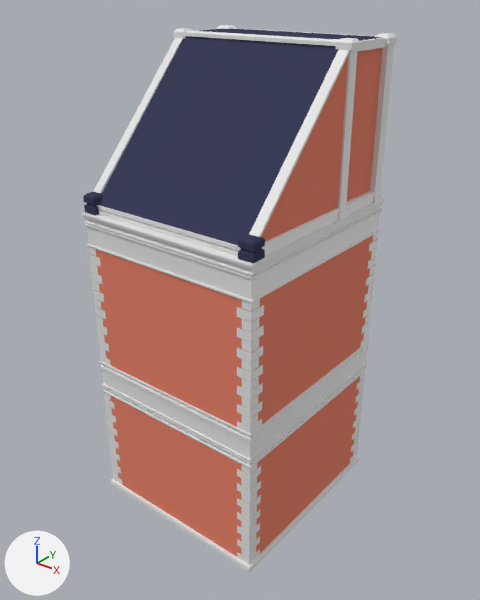
The Blender file Thalos/Assets/Meshes/Environment/Houses/House_02.blend: old version first, new version second.
Camera for both pictures: a 50 mm camera at (11.09, -13.76, 14.99) aimed at (0.64, -0.69, 6.89). The axes (+X, +Y, +Z) are drawn at lower left. The lights are the same throughout.

Before the edit, the objects in view are built like this:
```python
me_cube_002 = bpy.data.meshes.new('Cube.002')
me_cube_002.from_pydata(...)  # 1316 vertices, 1086 faces; spans x 0.0..2.89, y -3.08..3.08, z 0.0..13.7
# faces by material slot: [1040, 15, 31]
me_cube_002.materials.append(None)
me_cube_002.materials.append(mat_brickwall_001)  # its picture is missing
me_cube_002.materials.append(mat_roof_001)  # dark blue #3d3f5a
ob_cube_000 = bpy.data.objects.new('Cube.000', me_cube_002)
ob_cube_000.location = (0.0, 0.0, 0.0)
_m = ob_cube_000.modifiers.new('Mirror', 'MIRROR')
_m.use_clip = True
```
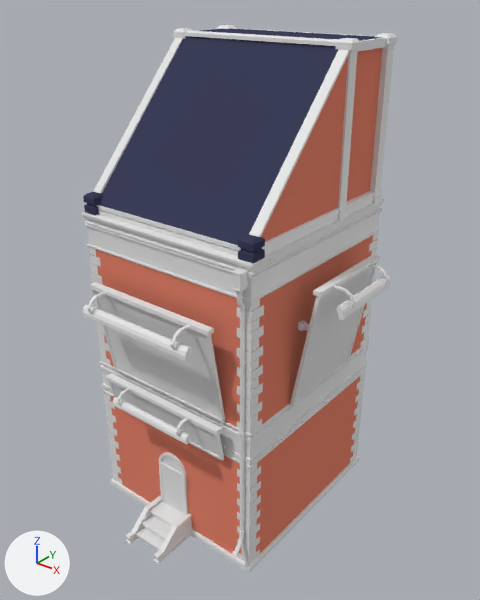
Edits to the bpy script that builds the scene:
```text
Add me_cube_004:
    me_cube_004.from_pydata(...)  # 190 vertices, 182 faces; spans x -0.36..-0.12, y -0.44..0.02, z 0.67..9.13
    me_cube_004.polygons.foreach_set('use_smooth', [True] * 182)
Add me_plane:
    me_plane.from_pydata(...)  # 108 vertices, 85 faces; spans x -2.09..0.0, y -1.15..0.35, z -1.42..1.51
Add me_plane_002:
    me_plane_002.from_pydata(...)  # 108 vertices, 85 faces; spans x -2.09..0.0, y -0.84..0.35, z -0.53..0.56
Add me_plane_003:
    me_plane_003.from_pydata(...)  # 108 vertices, 85 faces; spans x -1.48..0.0, y -1.28..0.35, z -1.42..2.16
Add me_cube_005:
    me_cube_005.from_pydata(...)  # 166 vertices, 132 faces, 1 loose edge; spans x 0.0..0.67, y -1.45..0.12, z -0.01..2.65
Add ob_cube:
    ob_cube = bpy.data.objects.new('Cube', me_cube_004)
    ob_cube.location = (2.85, -2.99, 0.0)
    _m = ob_cube.modifiers.new('EdgeSplit', 'EDGE_SPLIT')
Add ob_plane:
    ob_plane = bpy.data.objects.new('Plane', me_plane)
    ob_plane.location = (-0.05, -3.07, 6.11)
    _m = ob_plane.modifiers.new('Mirror', 'MIRROR')
Add ob_plane_001:
    ob_plane_001 = bpy.data.objects.new('Plane.001', me_plane_002)
    ob_plane_001.location = (0.0, -3.07, 4.12)
    _m = ob_plane_001.modifiers.new('Mirror', 'MIRROR')
    _m.use_clip = True
Add ob_plane_002:
    ob_plane_002 = bpy.data.objects.new('Plane.002', me_plane_003)
    ob_plane_002.location = (2.96, 0.08, 6.1)
    ob_plane_002.rotation_euler = (0.0, 0.0, 1.571)  # degrees (0, 0, 90)
    _m = ob_plane_002.modifiers.new('Mirror', 'MIRROR')
Add ob_cube_001:
    ob_cube_001 = bpy.data.objects.new('Cube.001', me_cube_005)
    ob_cube_001.location = (0.0, -3.01, 0.0)
    _m = ob_cube_001.modifiers.new('Mirror', 'MIRROR')
    _m.use_clip = True
    _m = ob_cube_001.modifiers.new('EdgeSplit', 'EDGE_SPLIT')
```

What differs and where, as boxes [x1, y1, x2, y2] in the pictures (480 x 600 px):
'Plane', added
    after: [82, 282, 225, 423]
'Plane.002', added
    after: [290, 254, 392, 407]
'Cube.001', added
    after: [126, 452, 192, 564]
'Plane.001', added
    after: [106, 373, 224, 461]
'Cube', added
    after: [232, 268, 248, 557]
